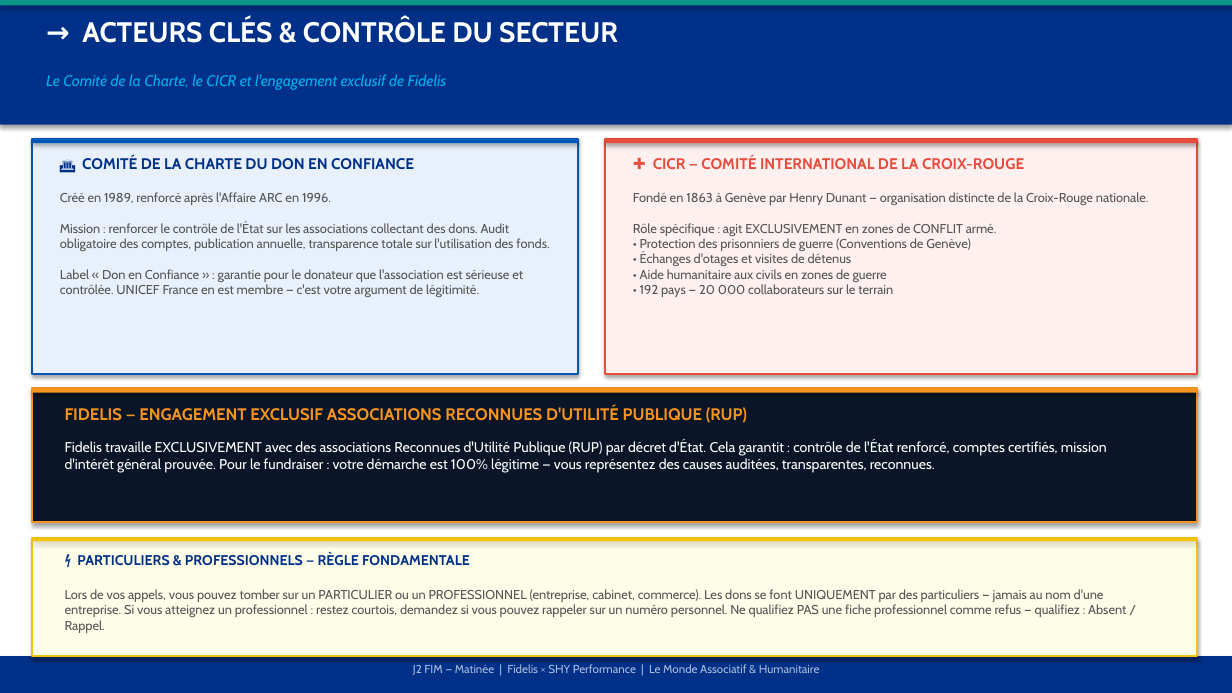
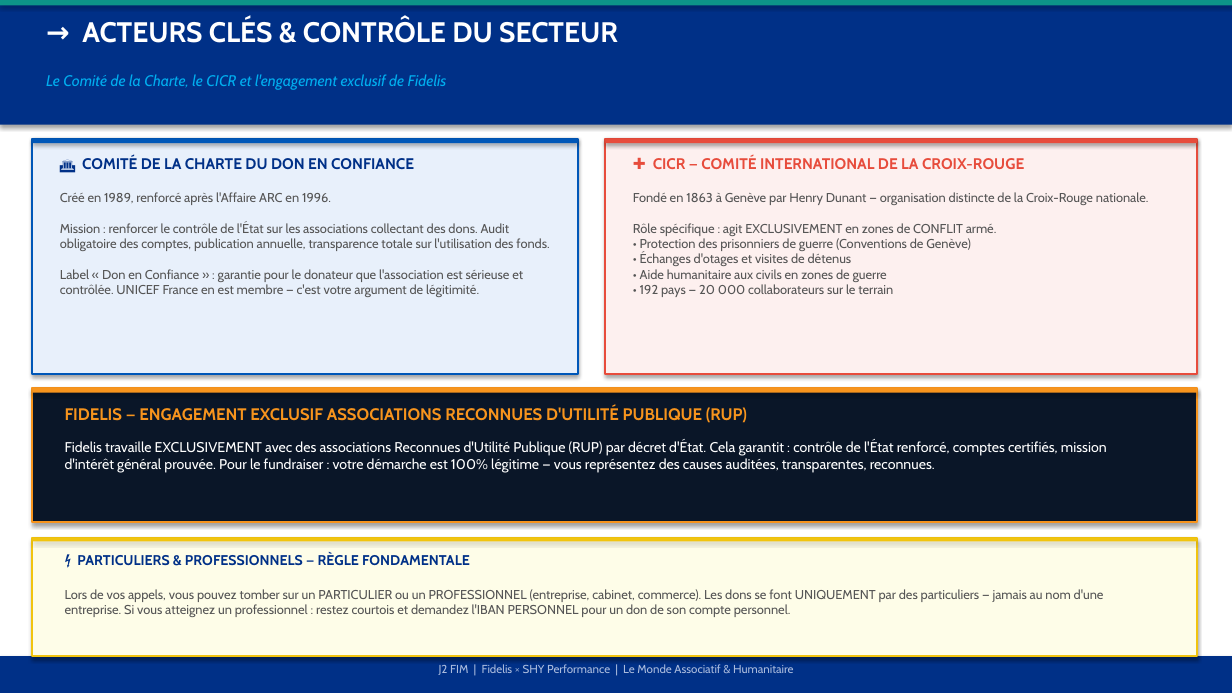
Before and after one commit to madsenfatou-code/fatou, a slide deck: slide 13 of J2_Matin_Formation_Fidelis.pptx. Drawn at 1232x693 pixels with LibreOffice and Linux fonts; fonts in the diff are those of the drawing. Boxes give left, top, right and bottom in pixels: in the first picture for what was removed or moved away, otherwise in the second. Text is boxed around its words. In the diff, an @@ line names an element or a change of style, - is before the commit and + after.

```diff
--- a/J2_Matin_Formation_Fidelis.pptx
+++ b/J2_Matin_Formation_Fidelis.pptx
@@ text at (x1=65, y1=589, x2=1104, y2=617): text changed @@
-Lors de vos appels, vous pouvez tomber sur un PARTICULIER ou un PROFESSIONNEL (entreprise, cabinet, commerce). Les dons se font UNIQUEMENT par des particuliers — jamais au nom d'une entreprise. Si vous atteignez un professionnel : restez courtois, demandez si vous pouvez rappeler sur un numéro personnel. Ne qualifiez PAS une fiche professionnel comme refus — qualifiez : Absent / Rappel.
+Lors de vos appels, vous pouvez tomber sur un PARTICULIER ou un PROFESSIONNEL (entreprise, cabinet, commerce). Les dons se font UNIQUEMENT par des particuliers — jamais au nom d'une entreprise. Si vous atteignez un professionnel : restez courtois et demandez l'IBAN PERSONNEL pour un don de son compte personnel.
@@ text at (x1=439, y1=664, x2=794, y2=675): text changed @@
-J2 FIM — Matinée | Fidelis × SHY Performance | Le Monde Associatif & Humanitaire
+J2 FIM | Fidelis × SHY Performance | Le Monde Associatif & Humanitaire
```
Also in this commit, not shown: 14 other slides changed, 3 slides added, 3 other files.
